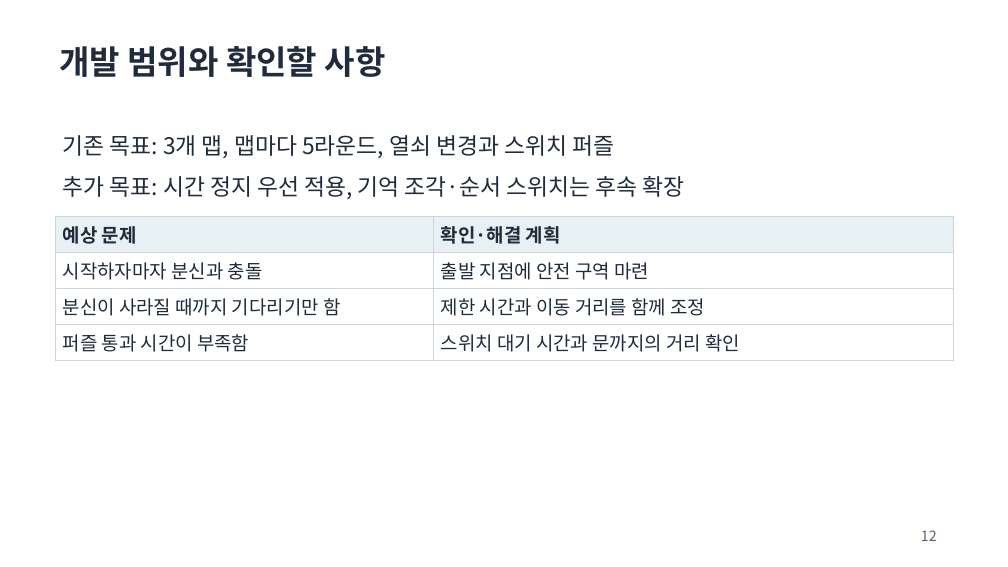
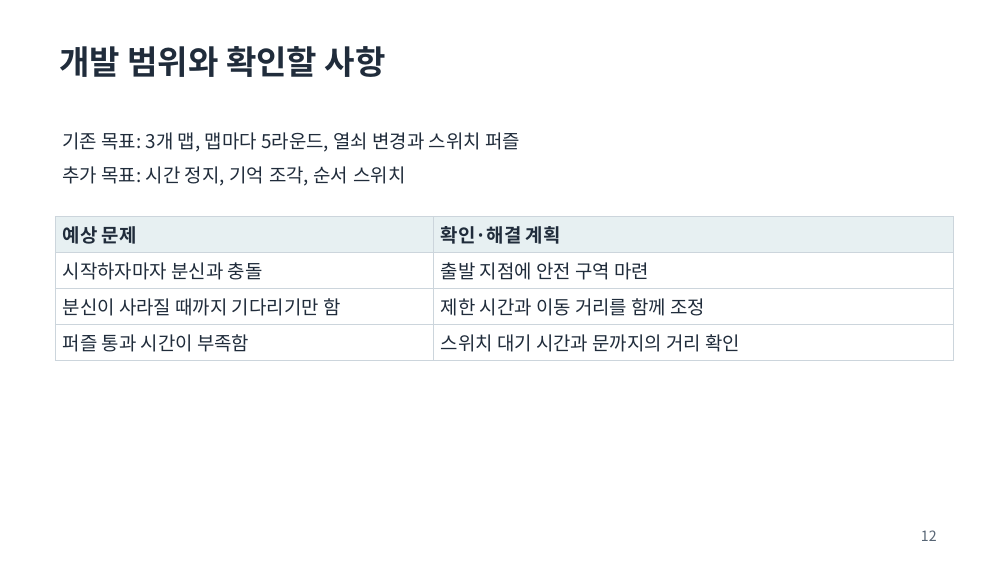
Before and after one commit to wkdguswls0315/avoid-my-past, a slide deck: slide 12 of 2024182043_장현진_기획서.pptx. Drawn at 1008x567 pixels with LibreOffice and Linux fonts; fonts in the diff are those of the drawing. Boxes give left, top, right and bottom in pixels: in the first picture for what was removed or moved away, otherwise in the second. Text is boxed around its words. In the diff, an @@ line names an element or a change of style, - is before the commit and + after.

```diff
--- a/2024182043_장현진_기획서.pptx
+++ b/2024182043_장현진_기획서.pptx
@@ text at (63, 132, 520, 152): size 21.8 to 18 pt in "기존 목표: 3개 맵, 맵마다 5라운드, 열쇠 ..." @@
@@ text at (63, 166, 406, 186): text changed; size 21.8 to 18 pt @@
-추가 목표: 시간 정지 우선 적용, 기억 조각·순서 스위치는 후속 확장
+추가 목표: 시간 정지, 기억 조각, 순서 스위치
```
Also in this commit, not shown: 4 other slides changed.
